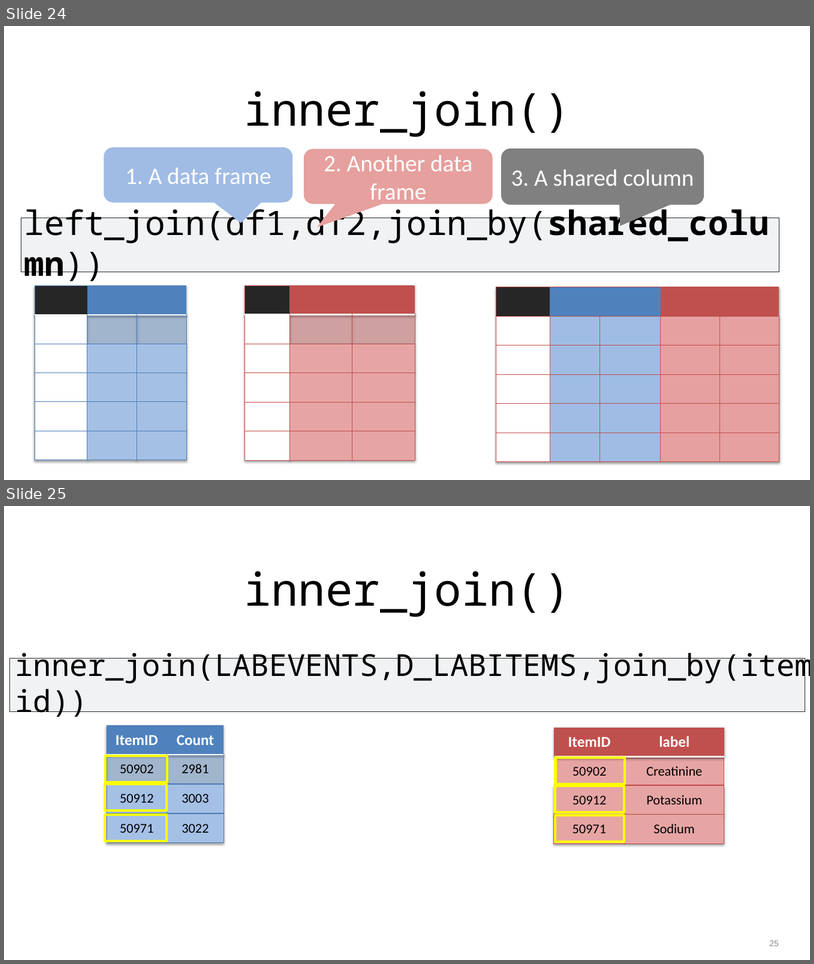
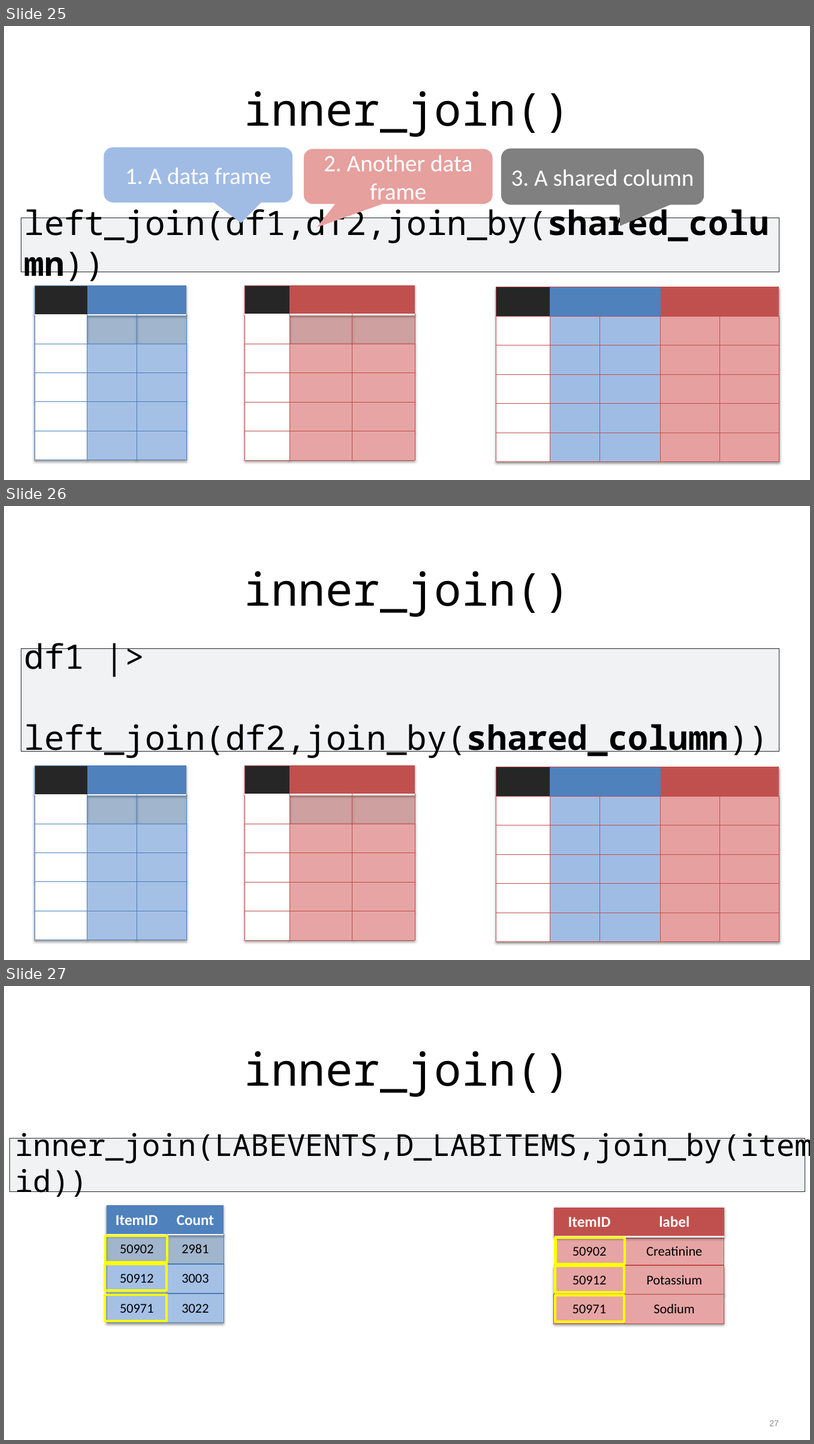
Before and after one commit to amromeo/api_r_int_db_24, a slide deck: presentations/03 - Joins.pptx. Shown one above the other, each under a label of ours: slides 24 and 25 before the commit, slides 25, 26 and 27 after it. The pictures are 814x964 and 814x1444 pixels, drawn with LibreOffice and Linux fonts; fonts in the diff are those of the drawing. Boxes give left, top, right and bottom in pixels: in the first picture for what was removed or moved away, otherwise in the second. Text is boxed around its words. In the diff, an @@ line names an element or a change of style, - is before the commit and + after.

```diff
--- a/presentations/03 - Joins.pptx
+++ b/presentations/03 - Joins.pptx
@@ slide 26 added at bbox=[4, 506, 810, 960], background #FFFFFF @@
@@ text added at bbox=[244, 571, 570, 617], 54 pt, text #000000 @@
+inner_join()
@@ freeform shape added at bbox=[21, 648, 780, 751], fill #F0F2F4, outline #262626 0.75 pt @@
@@ text added at bbox=[24, 643, 770, 758], 40 pt, text #000000 @@
+df1 |>
+left_join(df2,join_by(shared_column))
@@ table added at bbox=[35, 766, 186, 940], 6 rows, 3 columns @@
+ |  | 
+ |  | 
+ |  | 
+ |  | 
+ |  | 
+ |  | 
@@ table added at bbox=[245, 766, 416, 940], 6 rows, 3 columns @@
+ |  | 
+ |  | 
+ |  | 
+ |  | 
+ |  | 
+ |  | 
@@ table added at bbox=[497, 767, 780, 942], 6 rows, 5 columns @@
+ |  |  |  | 
+ |  |  |  | 
+ |  |  |  | 
+ |  |  |  | 
+ |  |  |  | 
+ |  |  |  | 
@@ what was slide 24 is now slide 25 @@
@@ what was slide 25 is now slide 27 @@
@@ page number at bbox=[770, 1420, 779, 1426]: text changed @@
-25
+27
```
Also in this commit, not shown: 3 slides changed, 1 other slide added, 2 slides removed.
